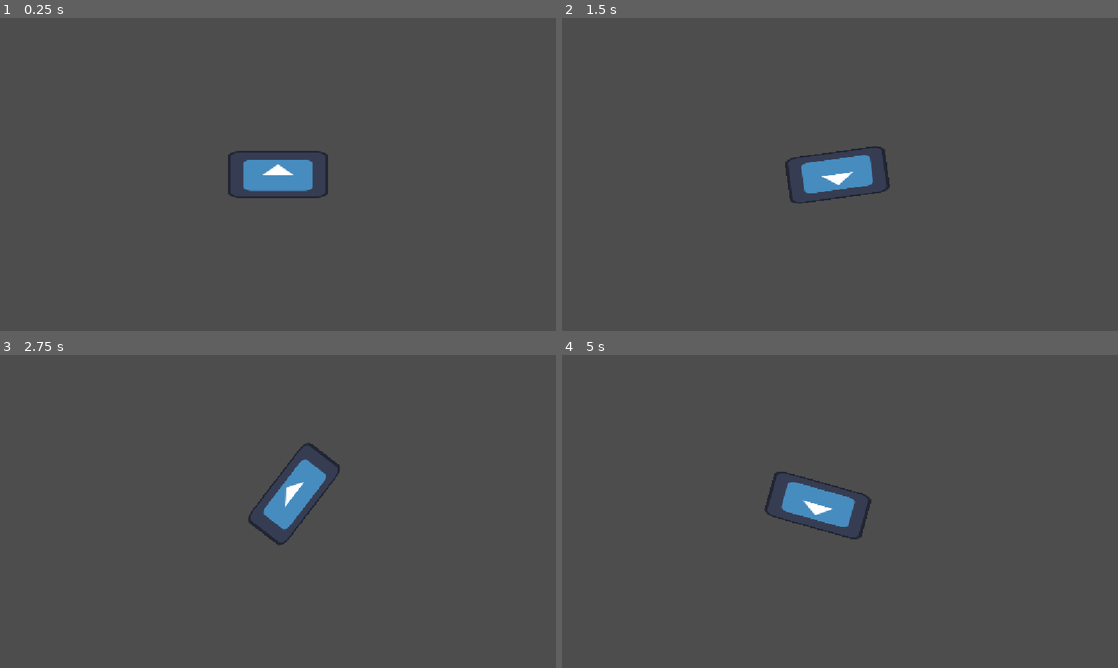
Above: before the commit, frames 1-4 (two rows, left to right).
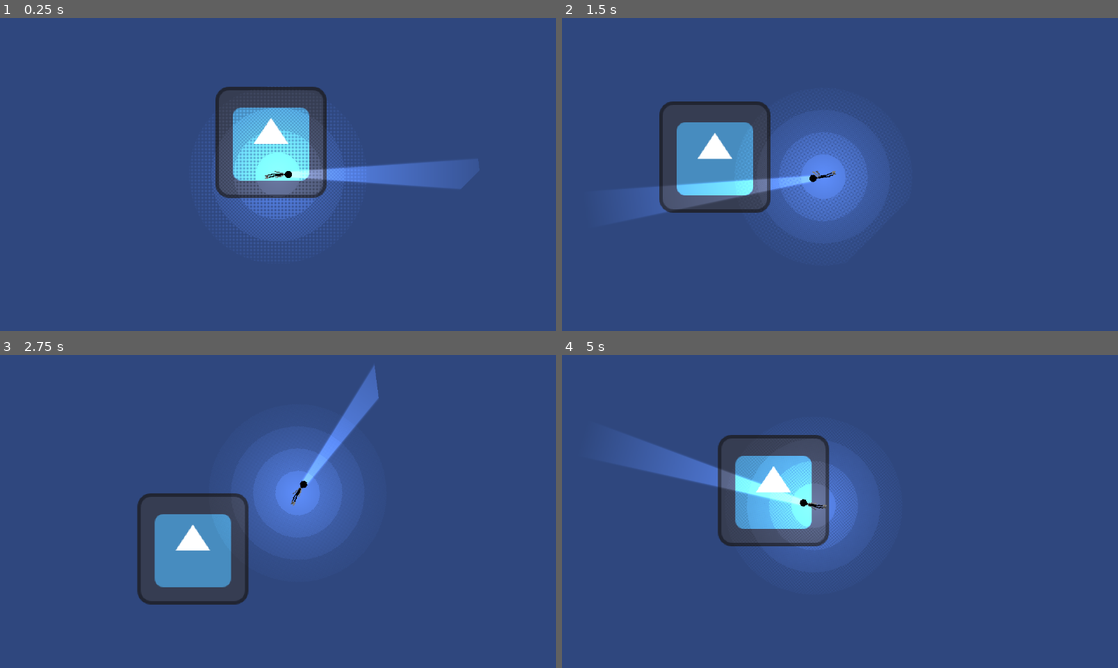
Above: after the commit, the same moments.

Repository: 5ald48/lujja
Game: Godot game, scene res://scenes/main.tscn
The game is run twice, just before and just after one commit, with the same random seed, the same clock (stepped at 60 frames per second) and the same inputs. The engine's default icon, where the game draws it, is replaced by a stand-in: a white triangle on a blue panel in a dark square.
Inputs (mouse positions are in pixels of both pictures, inside the frame that each line leads up to):
- Up to frame 1 (0.25 s): no input
- Up to frame 2 (1.5 s): tap Enter at 0.5 s; move the mouse to (962, 158) at 0.52 s; click (962, 158) at 0.6 s; move the mouse to (728, 190) at 1.27 s; click (728, 190) at 1.35 s
- Up to frame 3 (2.75 s): move the mouse to (333, 442) at 2.02 s; click (333, 442) at 2.1 s
- Up to frame 4 (5 s): move the mouse to (812, 574) at 2.77 s; click (812, 574) at 2.85 s; move the mouse to (1006, 558) at 3.52 s; click (1006, 558) at 3.6 s; move the mouse to (673, 464) at 4.27 s; click (673, 464) at 4.35 s

The runs differ from the first frame. In frame 1, 98% of the frame differs, in the area x 0-100%, y 0-100%; in frame 2, 98%; in frame 3, 97%; in frame 4, 98%.

Commit message:
some light testing

Diff:
--- a/project.godot
+++ b/project.godot
@@ -17,8 +17,9 @@
 
 [display]
 
+window/size/viewport_width=320
+window/size/viewport_height=180
 window/stretch/mode="canvas_items"
-window/stretch/aspect="expand"
 
 [input]
 
@@ -34,6 +35,7 @@
 
 [rendering]
 
+textures/canvas_textures/default_texture_filter=0
 rendering_device/driver.windows="d3d12"
 renderer/rendering_method="gl_compatibility"
 renderer/rendering_method.mobile="gl_compatibility"
--- a/scenes/main.tscn
+++ b/scenes/main.tscn
@@ -8,4 +8,4 @@
 [node name="map" parent="." unique_id=2145020422 instance=ExtResource("2_0wfyh")]
 
 [node name="player" parent="." unique_id=512008037 instance=ExtResource("1_o5qli")]
-position = Vector2(515, 318)
+position = Vector2(590, 454)
--- a/scenes/map.tscn
+++ b/scenes/map.tscn
@@ -1,11 +1,35 @@
 [gd_scene format=3 uid="uid://jhm6nuy8hgl7"]
+
+[ext_resource type="Texture2D" uid="uid://ccttemxhcw57j" path="res://icon.svg" id="1_4xfga"]
+
+[sub_resource type="PhysicsMaterial" id="PhysicsMaterial_g2els"]
+
+[sub_resource type="OccluderPolygon2D" id="OccluderPolygon2D_0wfyh"]
+polygon = PackedVector2Array(486, 17, 787, 173, 822, 449, 647, 625, 318, 612, 173, 397, 211, 152)
 
 [node name="map" type="Node2D" unique_id=2145020422]
 
 [node name="StaticBody2D5" type="StaticBody2D" parent="." unique_id=692695941]
+physics_material_override = SubResource("PhysicsMaterial_g2els")
 
 [node name="CollisionPolygon2D" type="CollisionPolygon2D" parent="StaticBody2D5" unique_id=921366364]
 position = Vector2(520.6052, 329.10675)
 scale = Vector2(1.8238363, 1)
 build_mode = 1
-polygon = PackedVector2Array(-137.40556, -253.10675, -198.81458, -40.10675, -159.88565, 194.89325, -112.732285, 295.89325, 2.4096375, 298.89325, 110.42369, 304.89325, 159.22194, 192.89325, 183.682, -5.107, 155.38388, -151.10675, 99.45781, -251.10675, -11.846039, -320.10675)
+polygon = PackedVector2Array(-160.98224, -173.10675, -182.36572, 45.89325, -146.17827, 162.89325, -106.15274, 265.89325, 2.9579163, 278.89325, 66.56012, 288.89325, 162.51172, 116.89325, 154.2873, -8.1067505, 143.86969, -150.10675, 81.912384, -215.10675, -18.425568, -310.10675)
+
+[node name="ColorRect" type="ColorRect" parent="." unique_id=1743382522]
+offset_right = 2405.0
+offset_bottom = 1678.0
+color = Color(0.18381795, 0.27843308, 0.4935674, 1)
+
+[node name="CanvasModulate" type="CanvasModulate" parent="." unique_id=2089819374]
+visible = false
+color = Color(0.10747976, 0.10747973, 0.10747973, 1)
+
+[node name="LightOccluder2D" type="LightOccluder2D" parent="." unique_id=1026640924]
+occluder = SubResource("OccluderPolygon2D_0wfyh")
+
+[node name="Icon" type="Sprite2D" parent="." unique_id=425671359]
+position = Vector2(582, 417)
+texture = ExtResource("1_4xfga")
--- a/scenes/player.tscn
+++ b/scenes/player.tscn
@@ -1,27 +1,115 @@
 [gd_scene format=3 uid="uid://calkmnxxovyj3"]
 
-[ext_resource type="Texture2D" uid="uid://ccttemxhcw57j" path="res://icon.svg" id="1_4flbx"]
 [ext_resource type="Script" uid="uid://bj7rxnla2g1b5" path="res://scripts/player.gd" id="1_onrkg"]
+[ext_resource type="Texture2D" uid="uid://b0ujpft4hmbp2" path="res://assets/my art/animation 1.png" id="2_g2els"]
+[ext_resource type="Texture2D" uid="uid://bca6u4s8hnow2" path="res://assets/not my art/512x512 textures (1).png" id="3_qhqgy"]
+[ext_resource type="Texture2D" uid="uid://bxa7dtn5bcpt0" path="res://assets/not my art/512x512 textures  (1).png" id="4_dqkch"]
+
+[sub_resource type="AtlasTexture" id="AtlasTexture_qhqgy"]
+atlas = ExtResource("2_g2els")
+region = Rect2(0, 0, 32, 16)
+
+[sub_resource type="AtlasTexture" id="AtlasTexture_dqkch"]
+atlas = ExtResource("2_g2els")
+region = Rect2(0, 16, 32, 16)
+
+[sub_resource type="AtlasTexture" id="AtlasTexture_qlg0r"]
+atlas = ExtResource("2_g2els")
+region = Rect2(0, 32, 32, 16)
+
+[sub_resource type="AtlasTexture" id="AtlasTexture_tuyoq"]
+atlas = ExtResource("2_g2els")
+region = Rect2(0, 48, 32, 16)
+
+[sub_resource type="AtlasTexture" id="AtlasTexture_fjrip"]
+atlas = ExtResource("2_g2els")
+region = Rect2(0, 64, 32, 16)
+
+[sub_resource type="AtlasTexture" id="AtlasTexture_smehm"]
+atlas = ExtResource("2_g2els")
+region = Rect2(0, 80, 32, 16)
+
+[sub_resource type="AtlasTexture" id="AtlasTexture_ur7pv"]
+atlas = ExtResource("2_g2els")
+region = Rect2(0, 96, 32, 16)
+
+[sub_resource type="AtlasTexture" id="AtlasTexture_y4r1p"]
+atlas = ExtResource("2_g2els")
+region = Rect2(0, 112, 32, 16)
+
+[sub_resource type="AtlasTexture" id="AtlasTexture_d2wvv"]
+atlas = ExtResource("2_g2els")
+region = Rect2(0, 128, 32, 16)
+
+[sub_resource type="SpriteFrames" id="SpriteFrames_bhunq"]
+animations = [{
+"frames": [{
+"duration": 1.0,
+"texture": SubResource("AtlasTexture_qhqgy")
+}, {
+"duration": 1.0,
+"texture": SubResource("AtlasTexture_dqkch")
+}, {
+"duration": 1.0,
+"texture": SubResource("AtlasTexture_qlg0r")
+}, {
+"duration": 1.0,
+"texture": SubResource("AtlasTexture_tuyoq")
+}, {
+"duration": 1.0,
+"texture": SubResource("AtlasTexture_fjrip")
+}, {
+"duration": 1.0,
+"texture": SubResource("AtlasTexture_smehm")
+}, {
+"duration": 1.0,
+"texture": SubResource("AtlasTexture_ur7pv")
+}, {
+"duration": 1.0,
+"texture": SubResource("AtlasTexture_y4r1p")
+}, {
+"duration": 1.0,
+"texture": SubResource("AtlasTexture_d2wvv")
+}],
+"loop": 0,
+"name": &"swiming",
+"speed": 24.0
+}]
 
 [sub_resource type="CapsuleShape2D" id="CapsuleShape2D_tbgi4"]
-radius = 42.0
-height = 200.0
+radius = 6.0000005
+height = 34.0
 
 [node name="CharacterBody2D" type="CharacterBody2D" unique_id=512008037]
 motion_mode = 1
+wall_min_slide_angle = 0.0
 script = ExtResource("1_onrkg")
 
-[node name="Sprite2D" type="Sprite2D" parent="." unique_id=1035401621]
+[node name="AnimatedSprite2D" type="AnimatedSprite2D" parent="." unique_id=1807060164]
 position = Vector2(-4.7683716e-07, 1.9073486e-06)
-scale = Vector2(1.6328125, 0.7578125)
-texture = ExtResource("1_4flbx")
+sprite_frames = SubResource("SpriteFrames_bhunq")
+animation = &"swiming"
 
 [node name="CollisionShape2D" type="CollisionShape2D" parent="." unique_id=894510348]
+visible = false
 rotation = 1.5707964
 shape = SubResource("CapsuleShape2D_tbgi4")
 
 [node name="Camera2D" type="Camera2D" parent="." unique_id=638494074]
+zoom = Vector2(0.5, 0.5)
 process_callback = 0
 position_smoothing_enabled = true
-position_smoothing_speed = 3.0
 editor_draw_limits = true
+
+[node name="PointLight2D" type="PointLight2D" parent="." unique_id=1771307808]
+shadow_enabled = true
+texture = ExtResource("3_qhqgy")
+texture_scale = 0.5
+
+[node name="PointLight2D2" type="PointLight2D" parent="." unique_id=314917040]
+rotation = 1.5707964
+scale = Vector2(0.74, 2.58)
+shadow_enabled = true
+texture = ExtResource("4_dqkch")
+offset = Vector2(0, -56.955)
+texture_scale = 0.2
--- a/scripts/player.gd
+++ b/scripts/player.gd
@@ -2,12 +2,13 @@
 
 
 
+@onready var animated_sprite_2d: AnimatedSprite2D = $AnimatedSprite2D
 
 var speed :float = 400
 var direction
 var distance
 var friction :float = 0.97
-var dead_zone :float = 100
+var dead_zone :float = 32
 
 
 func _physics_process(delta):
@@ -18,6 +19,7 @@
 		direction = global_position.direction_to(get_global_mouse_position())
 		if distance >= dead_zone:
 			velocity = direction *  speed
+			animated_sprite_2d.play("swiming")
 	else:
 		velocity *=  friction
 
Binary file added: assets/my art/animation 1.png
Not shown, added: assets/my art/animation 1.png.import
Binary file added: assets/not my art/32x32 textures (1).png
Not shown, added: assets/not my art/32x32 textures (1).png.import
Binary file added: assets/not my art/512x512 textures (1).png
Not shown, added: assets/not my art/512x512 textures (1).png.import
Binary file added: assets/not my art/512x512 textures (1).png
Not shown, added: assets/not my art/512x512 textures (1).png.import
Binary file added: assets/not my art/512x512 textures (47).png
Not shown, added: assets/not my art/512x512 textures (47).png.import
